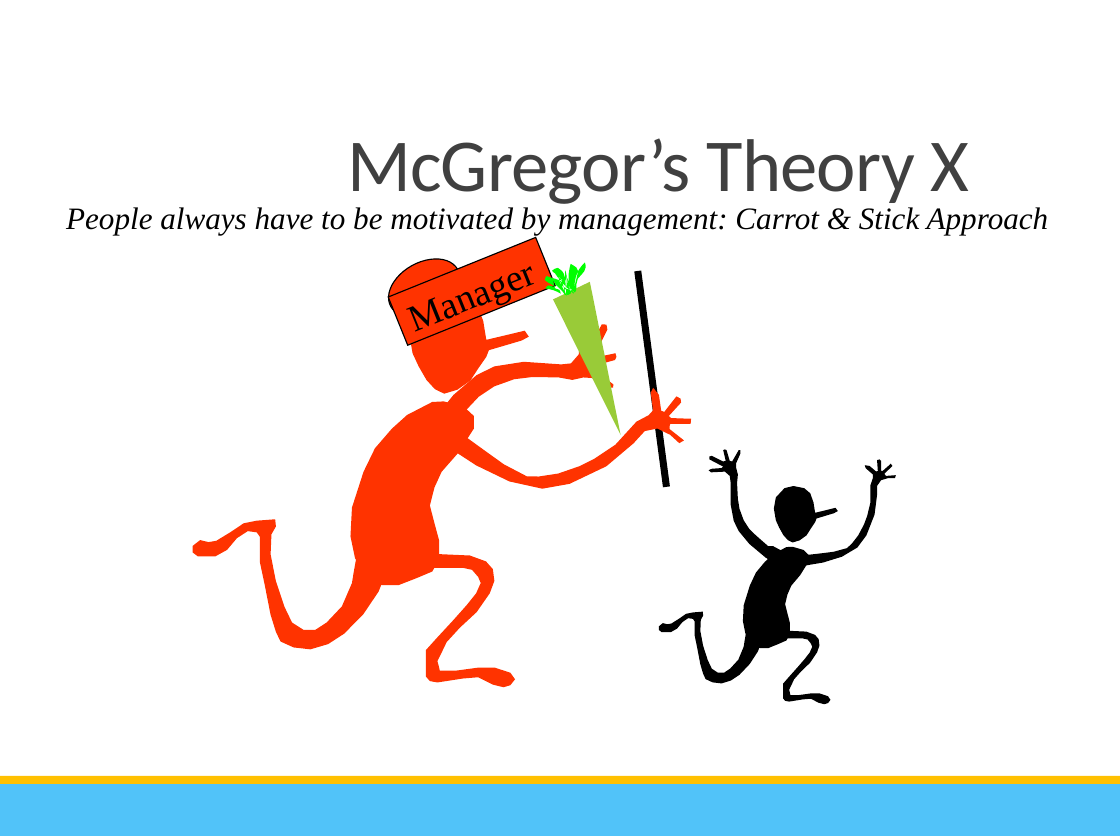
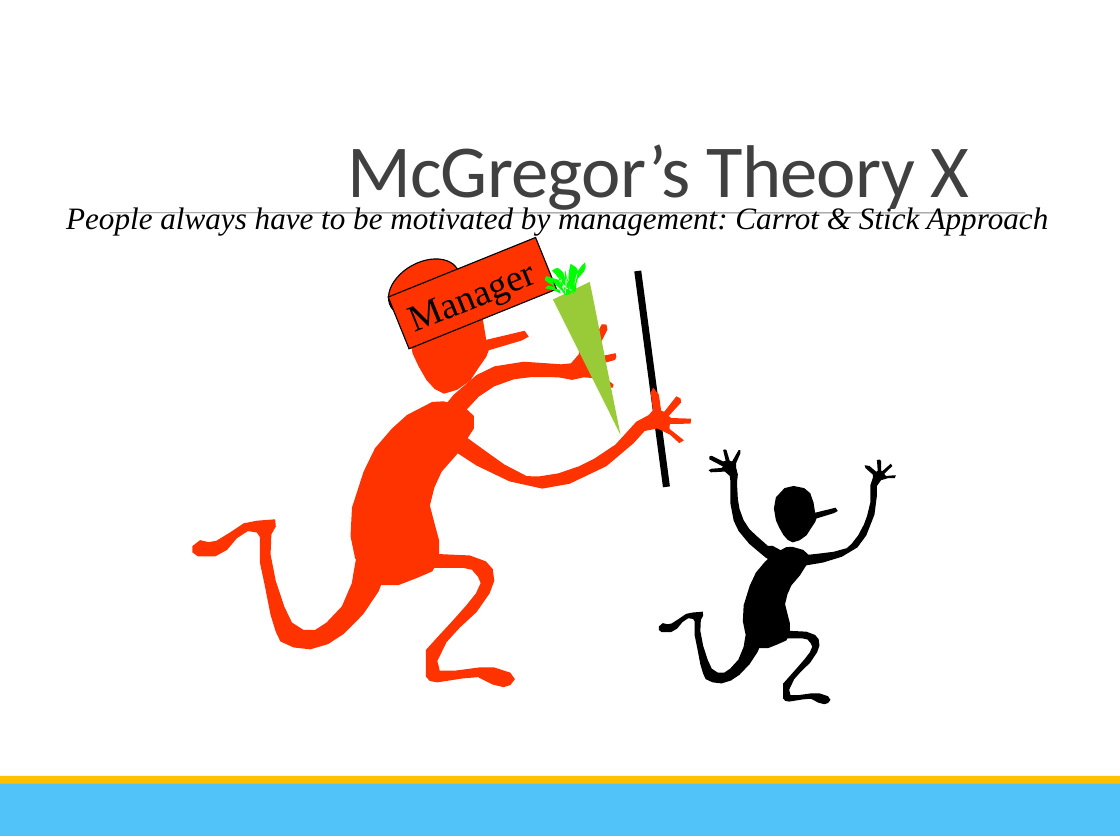
Before and after one commit to sabin-thapa/KUCE18-Sem7, a slide deck: slide 44 of Engineering Management/1st internal/2_5 Motivation _ Leading Technical People.pptx. Drawn at 1120x840 pixels with LibreOffice and Linux fonts; fonts in the diff are those of the drawing. Boxes give left, top, right and bottom in pixels: in the first picture for what was removed or moved away, otherwise in the second. Text is boxed around its words. In the diff, an @@ line names an element or a change of style, - is before the commit and + after.

```diff
--- a/Engineering Management/1st internal/2_5 Motivation _ Leading Technical People.pptx
+++ b/Engineering Management/1st internal/2_5 Motivation _ Leading Technical People.pptx
@@ title "McGregor’s Theory X" moved from (x1=347, y1=138, x2=969, y2=209) to (x1=347, y1=144, x2=969, y2=214) @@
@@ line added from (110, 213) to (1025, 213), #808080 0.5 pt @@
@@ rectangle "Manager" resized from (x1=388, y1=238, x2=555, y2=345) to (x1=388, y1=238, x2=557, y2=349) @@
@@ outline redrawn in 4 elements at (x1=409, y1=291, x2=529, y2=393), (x1=418, y1=311, x2=619, y2=474), (x1=438, y1=296, x2=703, y2=562), (x1=544, y1=262, x2=588, y2=296) @@
```
Also in this commit, not shown: 54 other slides changed, 1 slide added, 1 slide removed, 17 other files.
